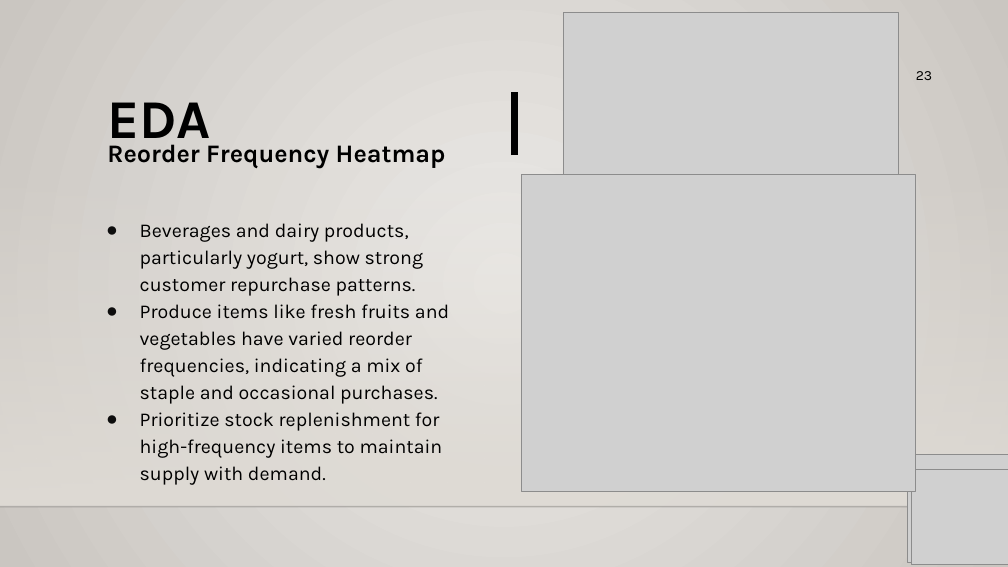
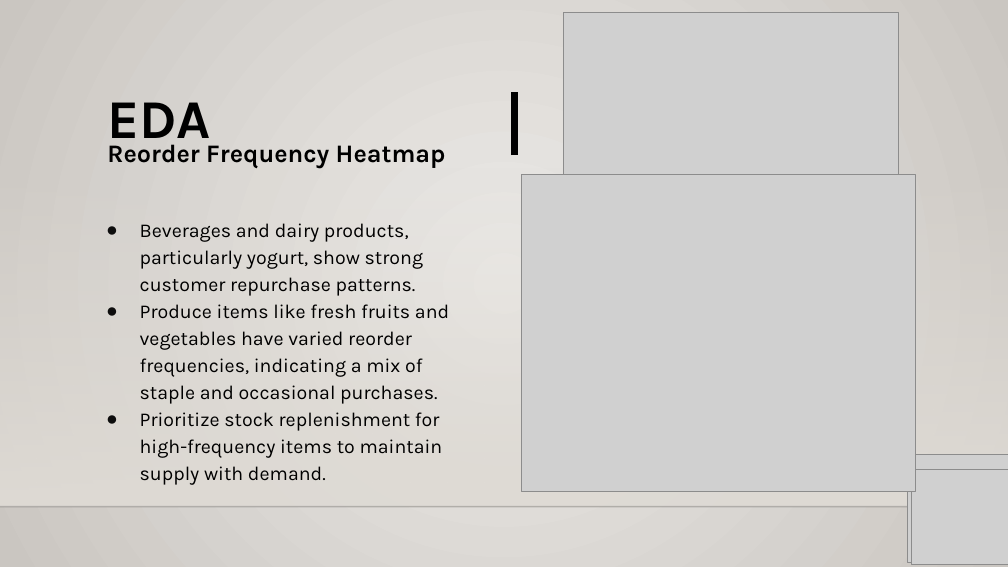
Before and after one commit to bharath21gaju/GroceryItems_Recommender, a slide deck: slide 8 of MidTerm_USML.pptx (slide 10 before the commit). Drawn at 1008x567 pixels with LibreOffice and Linux fonts; fonts in the diff are those of the drawing; grey boxes stand for pictures; background and template pictures are left out. Boxes give left, top, right and bottom in pixels: in the first picture for what was removed or moved away, otherwise in the second. Text is boxed around its words. In the diff, an @@ line names an element or a change of style, - is before the commit and + after.

```diff
--- a/MidTerm_USML.pptx
+++ b/MidTerm_USML.pptx
@@ text removed at (916,71,932,80) @@
-23
```
Also in this commit, not shown: 13 other slides changed, 1 slide added, 12 slides removed.
